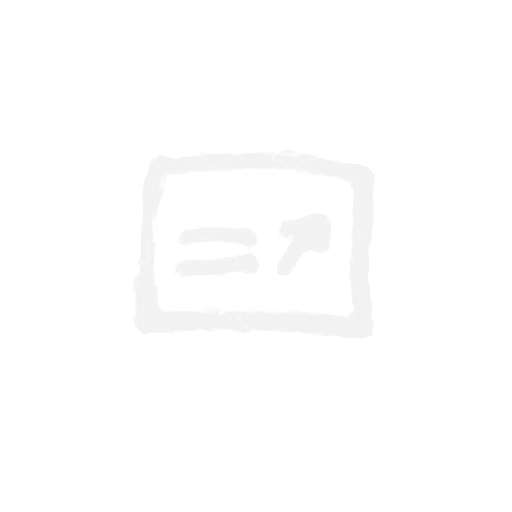
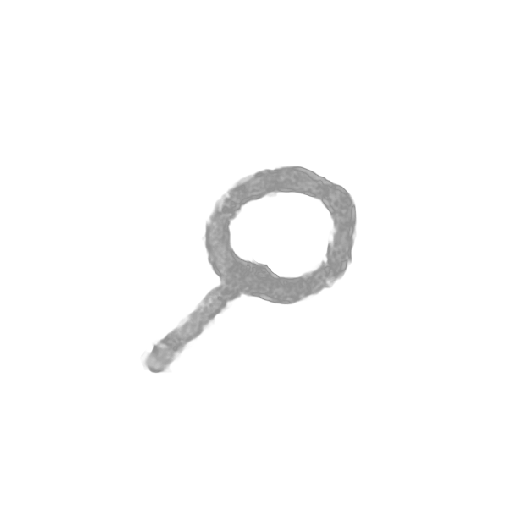
Layered file, before and after one edit (512×512). Changes by layer:
added layer "20260612_202032.jpg copy" in group "Layer Group" over [140, 165, 358, 374]
hid "link_post" over [133, 150, 375, 339]
